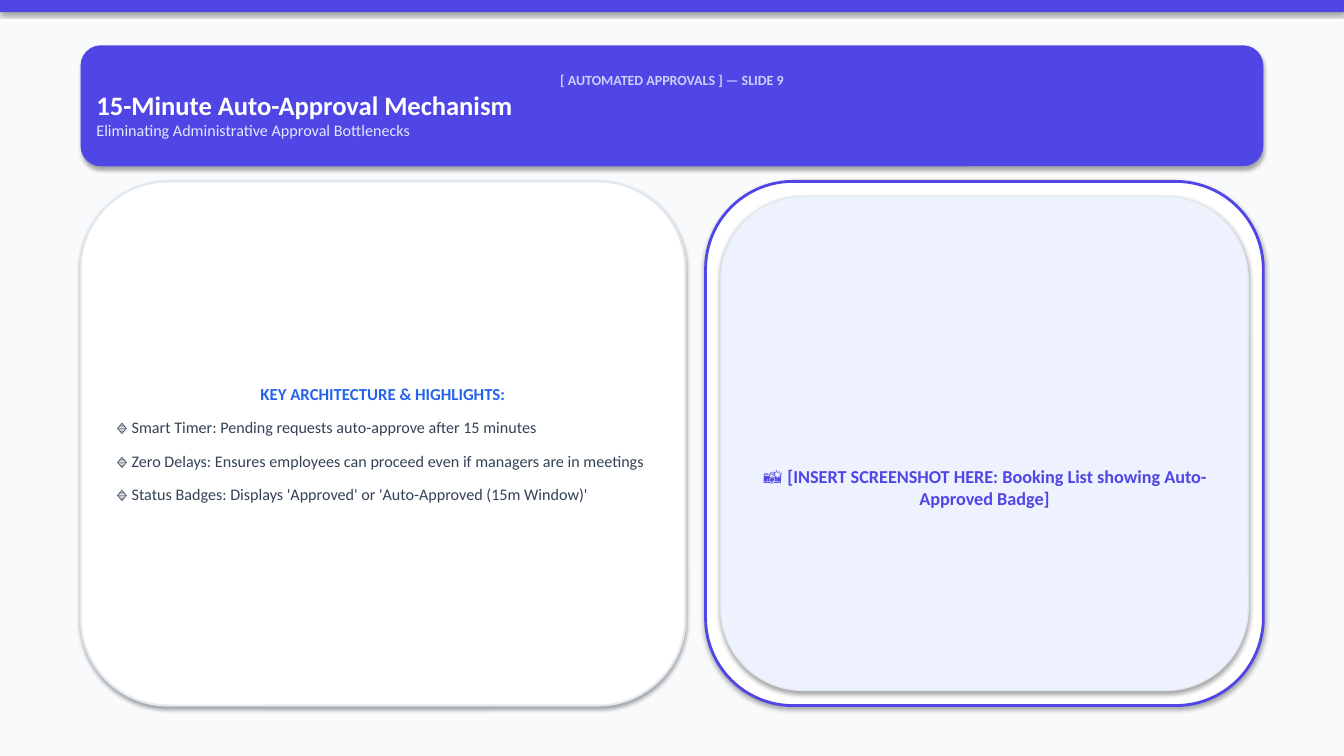
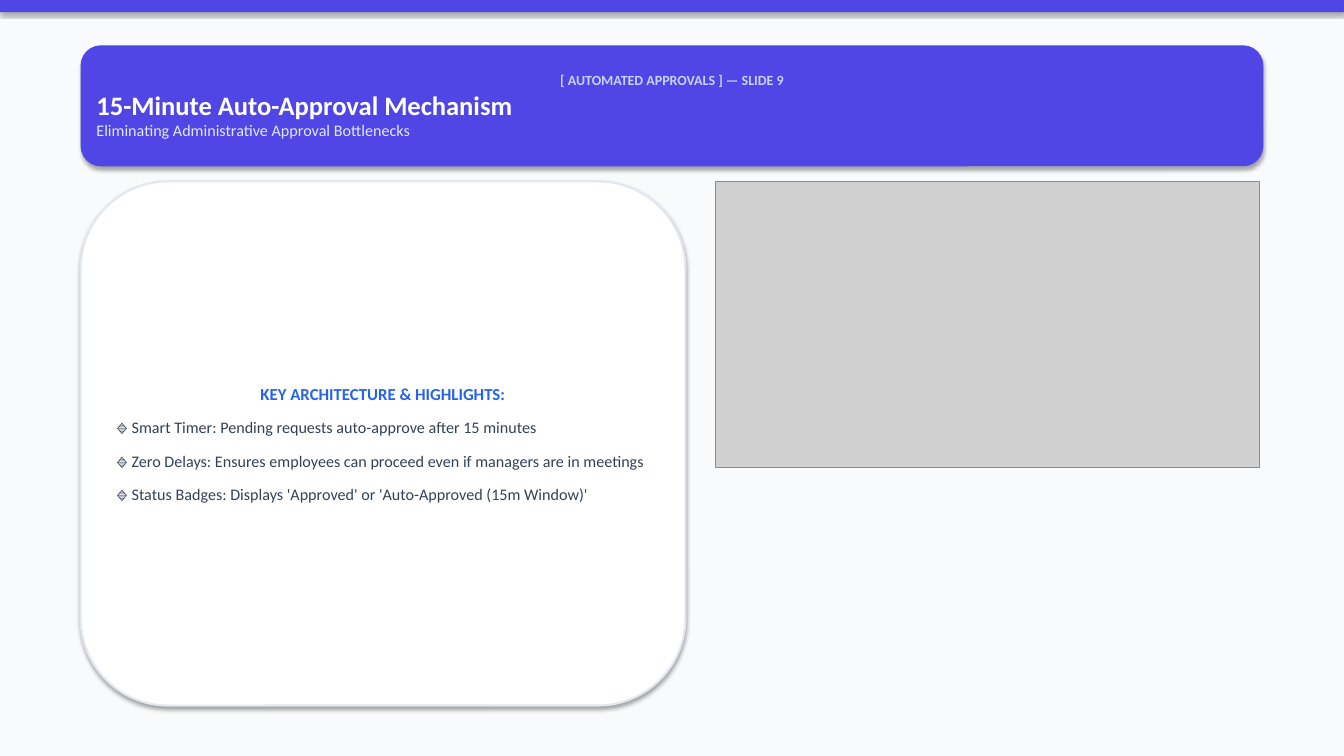
Before and after one commit to VishalMishraCSE/meeting-room-booking-system, a slide deck: slide 9 of document/PRESENTATION_DECK_SLIDES.pptx. Drawn at 1344x756 pixels with LibreOffice and Linux fonts; fonts in the diff are those of the drawing; grey boxes stand for pictures. Boxes give left, top, right and bottom in pixels: in the first picture for what was removed or moved away, otherwise in the second. Text is boxed around its words. In the diff, an @@ line names an element or a change of style, - is before the commit and + after.

```diff
--- a/document/PRESENTATION_DECK_SLIDES.pptx
+++ b/document/PRESENTATION_DECK_SLIDES.pptx
@@ rounded rectangle removed at (x1=706, y1=181, x2=1263, y2=706) @@
@@ picture added at (x1=716, y1=181, x2=1260, y2=468) @@
@@ rounded rectangle removed at (x1=721, y1=197, x2=1248, y2=691) @@
-📸 [INSERT SCREENSHOT HERE: Booking List showing Auto-Approved Badge]
```
Also in this commit, not shown: 17 other slides changed, 3 other files.
